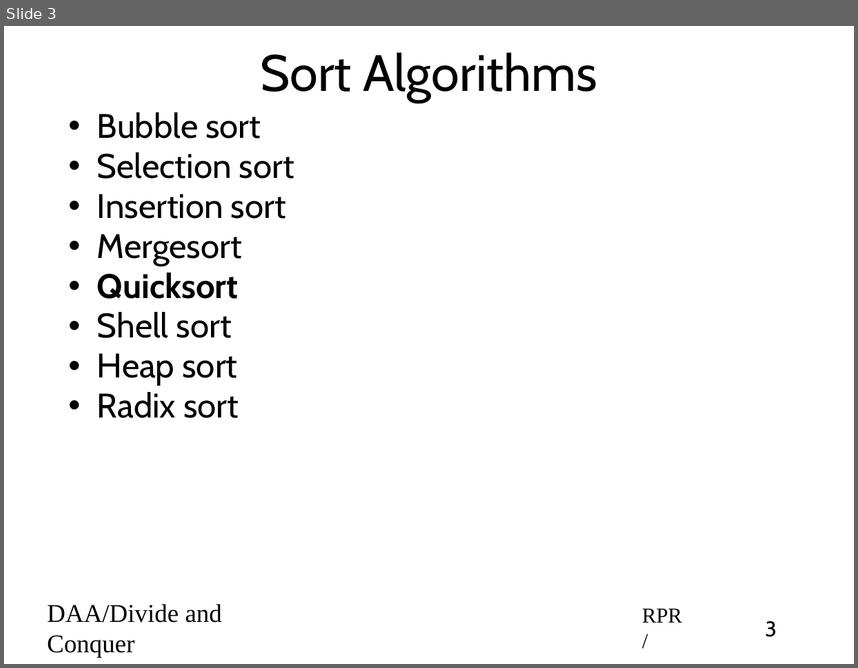
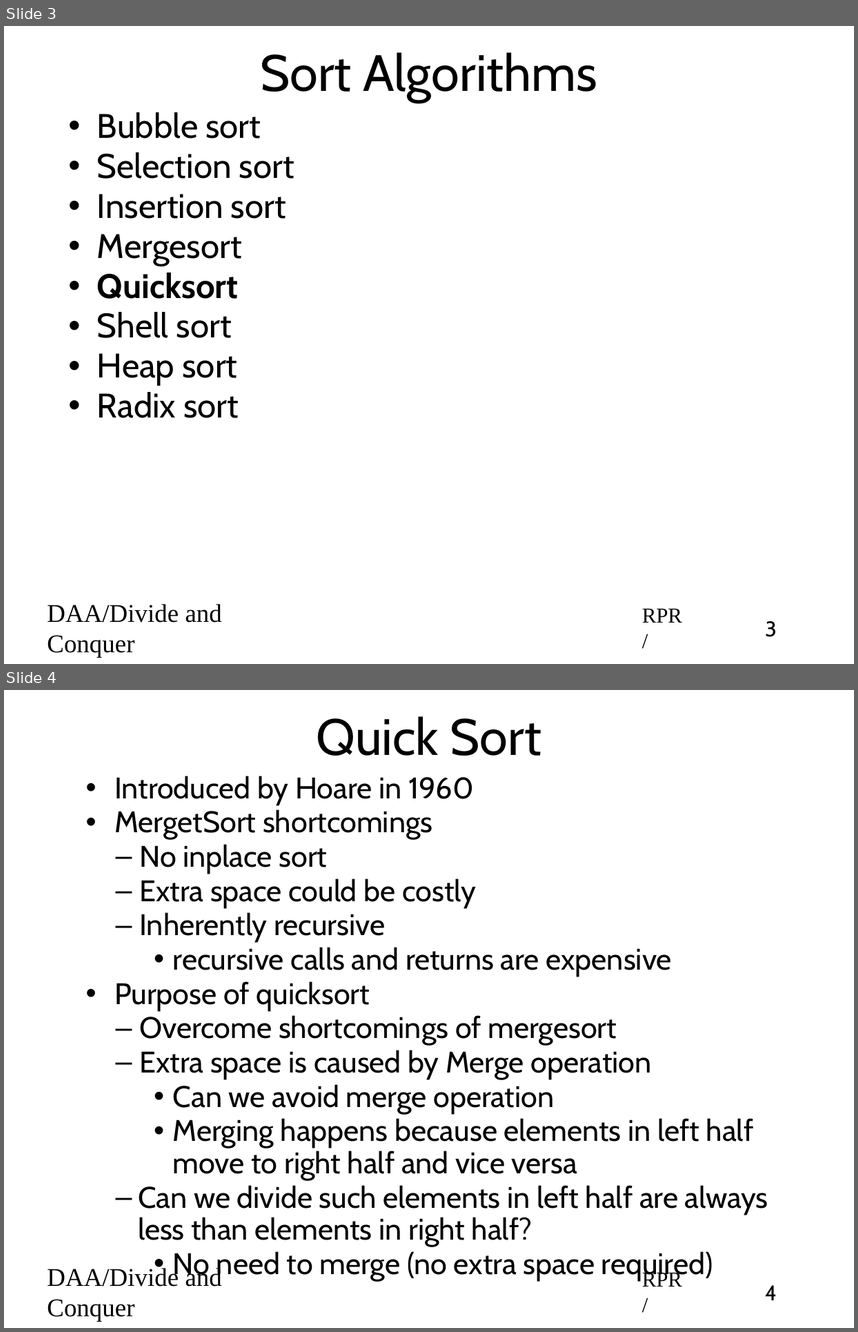
Before and after one commit to rprustagi/2019_20-Even-18CS42-DAA, a slide deck: Slides/2020-Even-DAA-L12-Divide-Conquer-Quicksort.pptx. Shown one above the other, each under a label of ours: slide 3 before the commit, slides 3 and 4 after it. The pictures are 858x668 and 858x1332 pixels, drawn with LibreOffice and Linux fonts; fonts in the diff are those of the drawing. Boxes give left, top, right and bottom in pixels: in the first picture for what was removed or moved away, otherwise in the second. Text is boxed around its words. In the diff, an @@ line names an element or a change of style, - is before the commit and + after.

```diff
--- a/Slides/2020-Even-DAA-L12-Divide-Conquer-Quicksort.pptx
+++ b/Slides/2020-Even-DAA-L12-Divide-Conquer-Quicksort.pptx
@@ slide 4 added at (x1=4, y1=690, x2=854, y2=1328), background #FFFFFF @@
@@ title added at (x1=317, y1=716, x2=542, y2=756), 48 pt, text #000000 @@
+Quick Sort
@@ text added at (x1=114, y1=776, x2=769, y2=1281), 28 pt, text #000000 @@
+• Introduced by Hoare in 1960
+• MergetSort shortcomings
+  – No inplace sort
+  – Extra space could be costly
+  – Inherently recursive
+    • recursive calls and returns are expensive
+• Purpose of quicksort
+  – Overcome shortcomings of mergesort
+  – Extra space is caused by Merge operation
+    • Can we avoid merge operation
+    • Merging happens because elements in left half move to right half and vice versa
+  – Can we divide such elements in left half are always less than elements in right half?
+    • No need to merge (no extra space required)
@@ text added at (x1=47, y1=1265, x2=222, y2=1321), 24 pt, text #000000 @@
+DAA/Divide and Conquer
@@ text added at (x1=642, y1=1270, x2=682, y2=1286), 20 pt, text #000000 @@
+RPR/
@@ page number added at (x1=765, y1=1285, x2=777, y2=1300), 20 pt, text #000000 @@
+4
```
Also in this commit, not shown: 6 slides changed, 7 other slides added, 1 other file.
